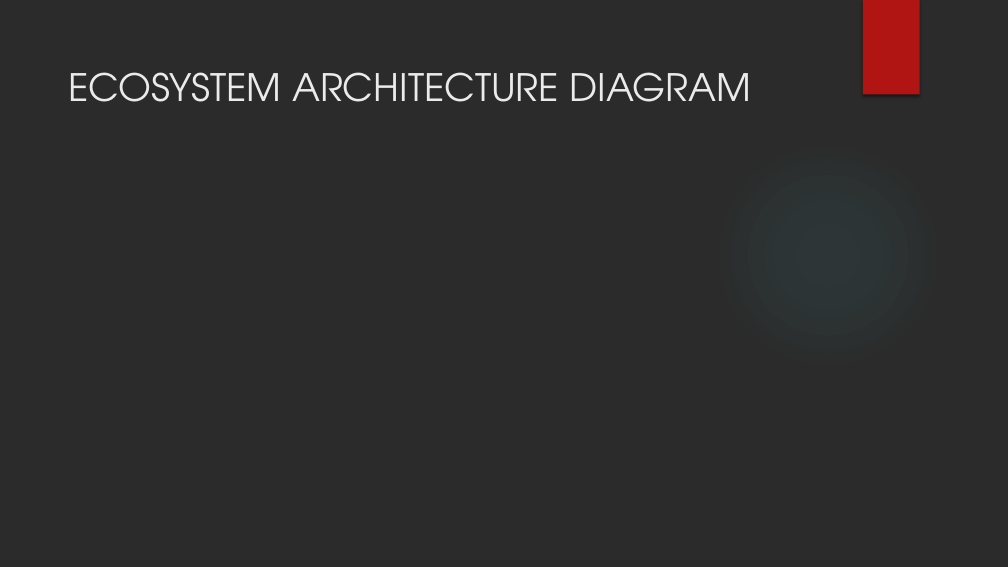
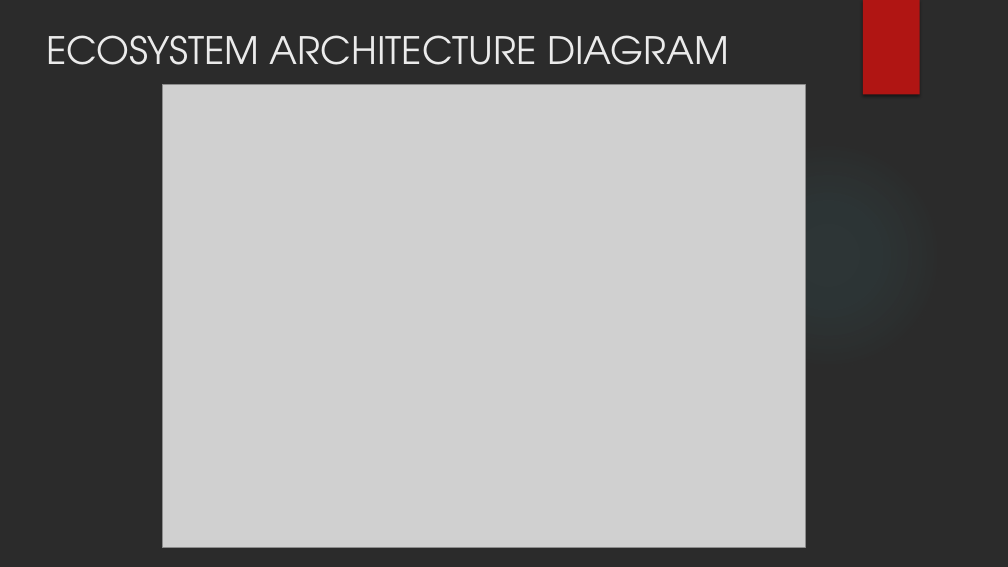
Before and after one commit to ShahNeel9/TeamProjects, a slide deck: slide 6 of AED FINAL PROJECT.pptx (slide 4 before the commit). Drawn at 1008x567 pixels with LibreOffice and Linux fonts; fonts in the diff are those of the drawing; grey boxes stand for pictures; background and template pictures are left out; a plain dark background stands for a picture behind light text. Boxes give left, top, right and bottom in pixels: in the first picture for what was removed or moved away, otherwise in the second. Text is boxed around its words. In the diff, an @@ line names an element or a change of style, - is before the commit and + after.

```diff
--- a/AED FINAL PROJECT.pptx
+++ b/AED FINAL PROJECT.pptx
@@ title "ECOSYSTEM ARCHITECTURE DIAGRAM": place and size @@
-title "ECOSYSTEM ARCHITECTURE DIAGRAM" at [68,72,752,102]
+title "ECOSYSTEM ARCHITECTURE DIAGRAM" at [46,35,729,65]
@@ picture added at [163,85,805,548] @@
```
Also in this commit, not shown: 2 other slides changed, 5 slides added, 2 slides removed.
